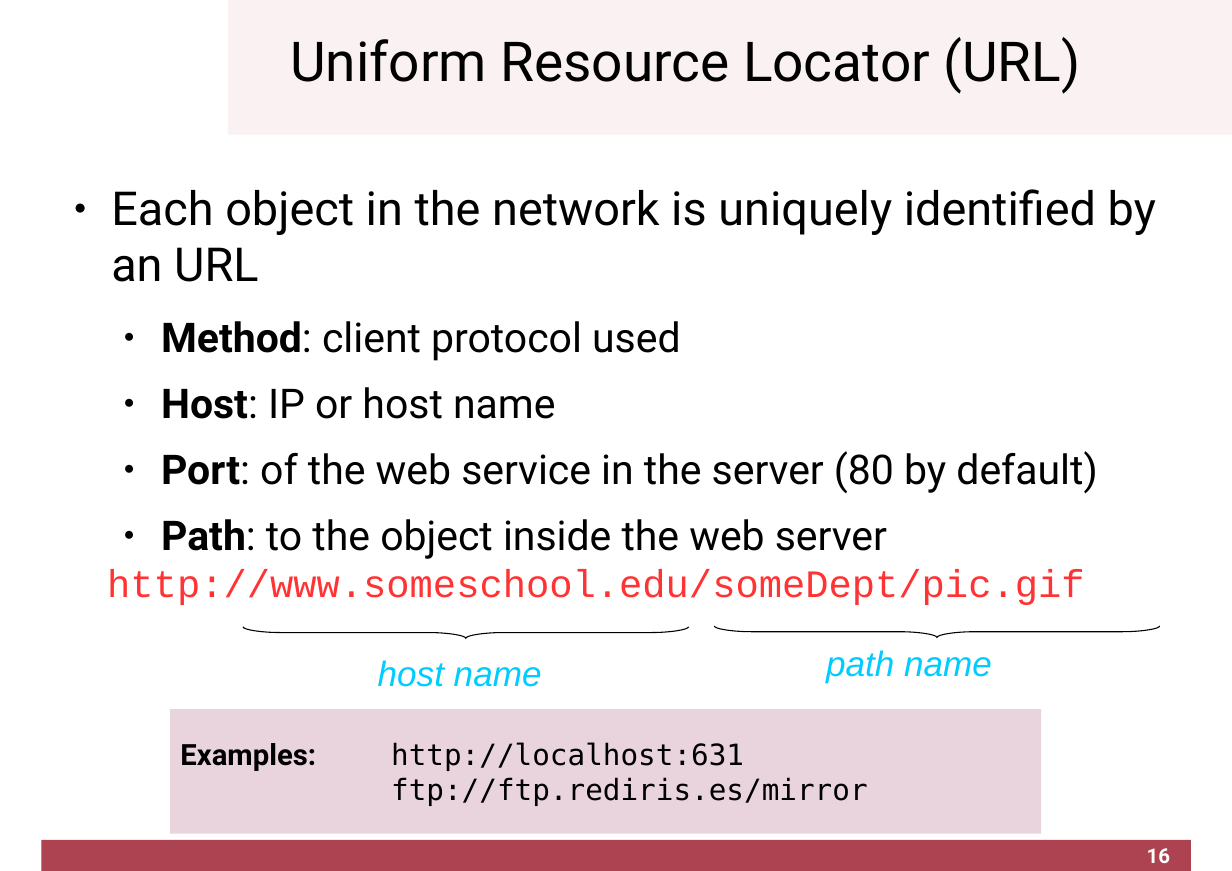
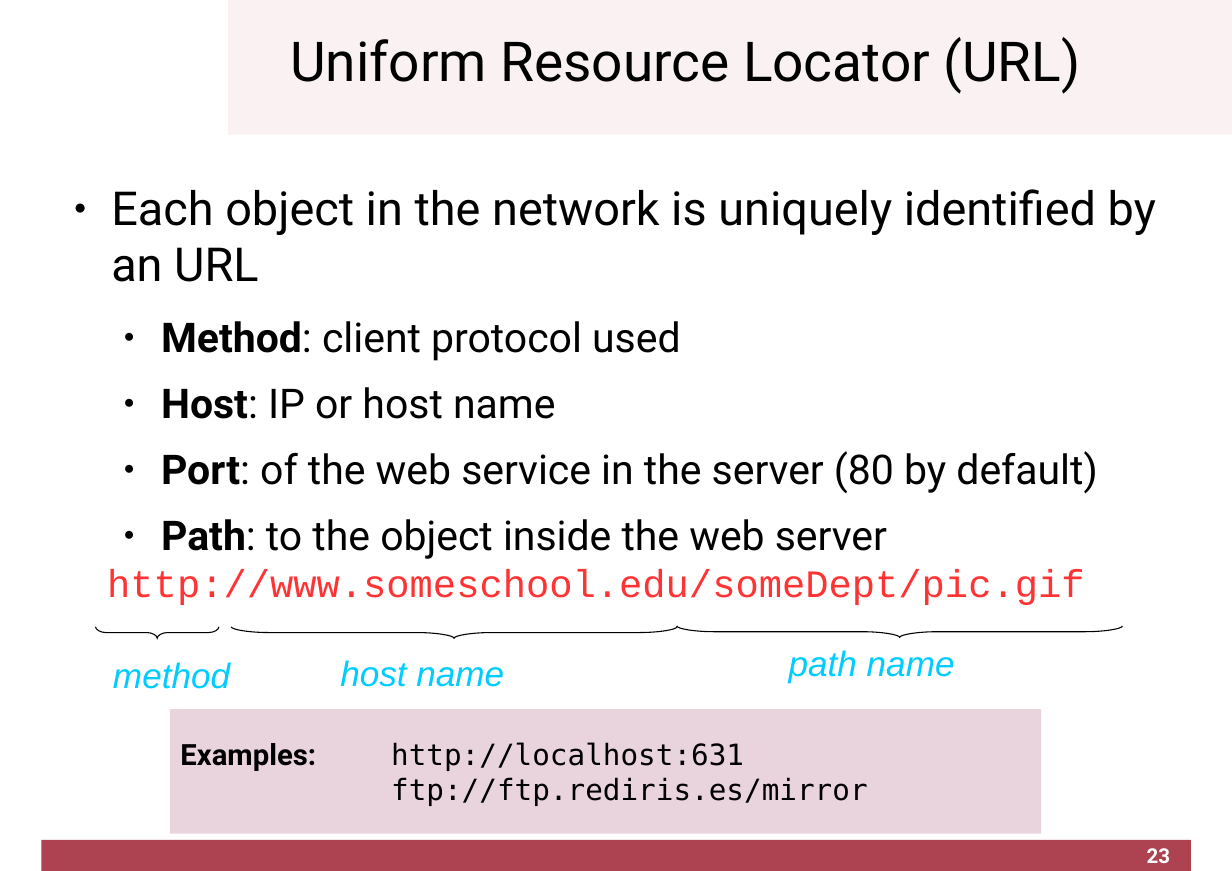
Before and after one commit to cletomartin/redes1, a slide deck: slide 23 of slides/application.odp (slide 16 before the commit). Drawn at 1232x871 pixels with LibreOffice and Linux fonts; fonts in the diff are those of the drawing; background and template pictures are left out. Boxes give left, top, right and bottom in pixels: in the first picture for what was removed or moved away, otherwise in the second. Text is boxed around its words. In the diff, an @@ line names an element or a change of style, - is before the commit and + after.

```diff
--- a/slides/application.odp
+++ b/slides/application.odp
@@ freeform shape added at (96,627,219,639), outline #000000 0.74 pt @@
@@ freeform shape: place and size @@
-freeform shape at (243,627,689,639)
+freeform shape at (232,627,678,639)
@@ freeform shape: place and size @@
-freeform shape at (715,626,1160,638)
+freeform shape at (677,626,1122,638)
@@ text "host name": place and size @@
-text "host name" at (378,660,542,687)
+text "host name" at (340,660,504,687)
@@ text "path name": place and size @@
-text "path name" at (826,650,992,682)
+text "path name" at (789,650,955,682)
@@ text added at (113,662,230,689), 24 pt, text #00CCFF, italic @@
+method
@@ page number at (1147,848,1171,863): text changed @@
-16
+23
```
Also in this commit, not shown: 11 other slides changed, 4 slides added, 2 other files.
